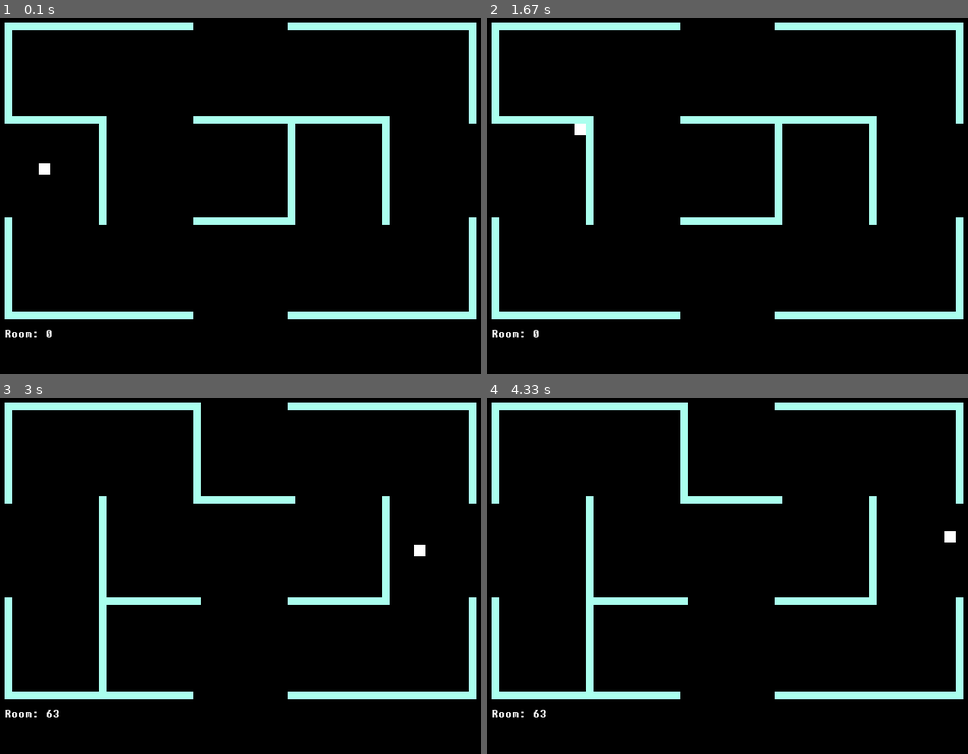
Above: before the commit, frames 1-4 (two rows, left to right).
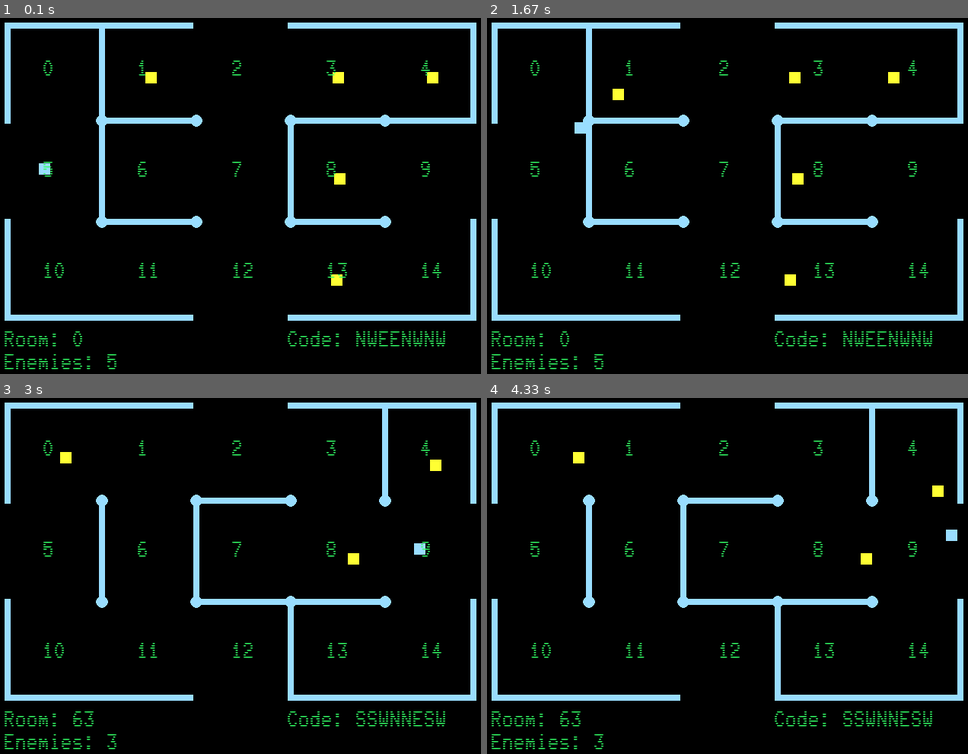
Above: after the commit, the same moments.

Repository: Sausage-Toes/pygame_maze
Game: pygame game, started from maze_runner.py
Same seed, same stepped clock (60 frames per second), same inputs: the game is played once before the commit and once after it.
Inputs:
- Up to frame 1 (0.1 s): no input
- Up to frame 2 (1.67 s): hold Right 0.33-0.8 s; hold Up 0.83-1.13 s; hold Right 1.17-1.63 s
- Up to frame 3 (3 s): hold Left 1.67-2.2 s; hold Down 2.23-2.53 s; hold Left 2.57-2.97 s
- Up to frame 4 (4.33 s): hold Up 3-3.37 s; hold Right 3.4-4.03 s; hold Down from 4.07 s (still down)

The runs differ from the first frame. In frame 1, 12% of the frame differs, in the area x 0-100%, y 1-99%; in frame 2, 12%; in frame 3, 12%; in frame 4, 12%.

Commit message:
Added Enenies to Rooms
Simple follow player AI, grid spawning

Diff:
--- a/maze_runner.py
+++ b/maze_runner.py
@@ -7,8 +7,9 @@
 pygame.init()
 TITLE = "Maze Runner"
 BGCOLOR = BLACK #(0, 0, 0)
-WALL_COLOR  =  CYAN #(170, 255, 238)
-PLAYER_COLOR = WHITE #(255, 255, 255)
+WALL_COLOR  =  (153,221,255) #CYAN  #(51,255,255)
+PLAYER_COLOR = (153,221,255) #WHITE #(255, 255, 255)
+ENEMY_COLOR =  (255,255,51)  #RED
 
 screen_width = 640
 screen_height = 480
@@ -19,18 +20,39 @@
 x0=10
 y0=10
 
-wall_width = 10
+wall_width = 8
 player_size = 15
 player_speed =  3
+enemy_speed = 2
+
+font_color = (51,255,102) #terminal green
+font_size = 30
 
 maze_width = screen_width - (2 * x0)
 maze_height = screen_height - screen_height//6
 
+grid = {}
+def load_grid_coord_dictionary():
+    x = (maze_width//5)
+    y = (maze_height//3)
+    count = 0
+    for i in range(0,3):
+        for j in range(0,5):
+            xp  =  x0 + j*x + wall_width - player_size//2
+            yp  =  y0 + i*y - wall_width + player_size//2
+            #print(count, xp, yp)
+            grid.update({count: [xp + x//2,yp+y//2]})
+            count = count + 1
+
+load_grid_coord_dictionary()
+
+##for item in grid:
+##    print(grid[item])
+
+
 
 class Wall(pygame.sprite.Sprite):
-
     def __init__(self, x, y, width, height):
-
         # Call the parent's constructor
         super().__init__()
 
@@ -51,10 +73,10 @@
         self.rect.x = x
 
 class Room(object):
-
     # Each room has a list of walls, and of enemy sprites.
     wall_list = None
     enemy_sprites = None
+    room_code = ""
 
     def __init__(self):
         self.wall_list = pygame.sprite.Group()
@@ -62,6 +84,20 @@
         self.add_boarder_walls()
         self.add_maze_walls()
 
+
+        #add enemies to room
+        num_enemies = random.randrange(2,6)
+        valid_grid_spawn = [0,1,3,4,6,8,10,11,13,14]
+        i = 0
+        while i < num_enemies:
+            spawn_grid = random.randrange(len(valid_grid_spawn))
+            #print(spawn_grid,grid[spawn_grid][0],grid[spawn_grid][1])
+            enemy = Enemy(grid[valid_grid_spawn[spawn_grid]][0],grid[valid_grid_spawn[spawn_grid]][1])
+            self.enemy_sprites.add(enemy)
+            del valid_grid_spawn[spawn_grid]
+            i = i +1
+
+
     def  add_boarder_walls(self):
         wall = Wall(x0,y0,(2*maze_width//5),wall_width)
         self.wall_list.add(wall)
@@ -91,27 +127,109 @@
         x = (maze_width//5)
         y = (maze_height//3)
 
-        for i in range(1,5):
-            for j in range(1,3):
+        for i in range(1,3):
+            for j in range(1,5):
                 wall_dir = random.randrange(4)
                 xd = wall_width
                 yd = wall_width
                 if wall_dir == 0:
-                    xd = -(maze_width//5)
+                    yd = -(maze_height//3)
+                    self.room_code += "N"
                 if wall_dir == 1:
                     yd = maze_height//3
+                    self.room_code += "S"
                 if wall_dir == 2:
                     xd = maze_width//5
+                    self.room_code += "E"
                 if wall_dir == 3:
-                    yd = -(maze_height//3)
-
-                wall = Wall(x0 +i*x , y0 + j*y -wall_width, xd, yd)
+                    xd = -(maze_width//5)
+                    self.room_code += "W"
+
+                wall = Wall(x0 +j*x, y0 + i*y -wall_width, xd, yd)
                 self.wall_list.add(wall)
 
-
+class Enemy(pygame.sprite.Sprite):
+    def __init__(self, x, y):
+        # Call the parent's constructor
+        super().__init__()
+
+        # Set height, width
+        self.image = pygame.Surface([player_size, player_size])
+        self.image.fill(ENEMY_COLOR)
+
+        # Make our top-left corner the passed-in location.
+        self.rect = self.image.get_rect()
+        self.rect.y = y
+        self.rect.x = x
+
+        self.steps = 0
+        self.xd = 0
+        self.yd = 0
+        self.last_move = None
+
+    def update(self, wall_list):
+        coin_flip = random.randrange(4)
+        if coin_flip == 1:
+            #set move dir on first step
+            if self.steps == 0:
+                self.xd = 0
+                self.yd = 0
+                coin_flip = random.randrange(2)
+                rnd_dir = random.randrange(-1,1)
+
+                #follow player
+                pex = self.rect.x - player.rect.x
+                pey = self.rect.y - player.rect.y
+                if (abs(pex) > abs(pey)):
+                    if (pex > 0):
+                        rnd_dir  = -1
+                    else:
+                        rnd_dir  = 1
+                    self.xd = rnd_dir
+                else:
+                    if (pey > 0):
+                        rnd_dir  = -1
+                    else:
+                        rnd_dir  = 1
+                    self.yd = rnd_dir
+
+            self.move(wall_list)
+
+    def move(self, wall_list):
+
+        if self.xd != 0:
+            self.rect.x = self.rect.x + self.xd*enemy_speed
+            if (pygame.sprite.spritecollideany(self, wall_list)
+                ) or (self.rect.x < x0 + wall_width
+                      ) or (self.rect.x > maze_width - wall_width) :
+                self.rect.x = self.rect.x - self.xd*enemy_speed
+                self.xd = -self.xd
+            else:
+                self.steps = self.steps + 1
+
+        if self.yd  != 0:
+            self.rect.y = self.rect.y + self.yd*enemy_speed
+            if (pygame.sprite.spritecollideany(self, wall_list)
+                ) or (self.rect.y < y0 + wall_width
+                      ) or (self.rect.y > maze_height - wall_width*2) :
+                self.rect.y = self.rect.y - self.yd*enemy_speed
+                self.yd = -self.yd
+            else:
+                self.steps = self.steps + 1
+
+        if self.steps > 10:
+            self.steps = 0
+
+        if self.rect.x < x0 + wall_width*3:
+            self.rect.x = x0 + wall_width  * 4
+        if self.rect.x > x0 + maze_width - wall_width*3:
+            self.rect.x = x0 + maze_width - wall_width *4
+        if self.rect.y < y0 + wall_width*3:
+            self.rect.y = y0 + wall_width  * 4
+        if self.rect.y > y0 + maze_height - wall_width*3:
+            self.rect.y = y0 + maze_height - wall_width  * 4
 
 class Player(pygame.sprite.Sprite):
-
     # Set speed vector
     change_x = 0
     change_y = 0
@@ -162,17 +280,46 @@
             else:
                 self.rect.top = block.rect.bottom
 
-
-
 def draw_text(text, size, col, x, y):
     # utility function to draw text on screen
     #font_name = pygame.font.match_font('arial')
     #font = pygame.font.Font(font_name, size)
     font = pygame.font.Font('Fixedsys500c.ttf', size)
+    font = pygame.font.Font('Glass_TTY_VT220.ttf', size)
+
     text_surface = font.render(text, True, col)
     text_rect = text_surface.get_rect()
     text_rect.topleft = (x, y)
     screen.blit(text_surface, text_rect)
+
+def draw_grid_number():
+    x = (maze_width//5)
+    y = (maze_height//3)
+    count = 0
+    for i in range(0,3):
+        for j in range(0,5):
+            xp  =  x0 + j*x + wall_width//2
+            yp  =  y0 + i*y - wall_width//2
+            #print(count, xp, yp)
+            txt = "{0}".format(count)
+            draw_text(txt, font_size, font_color, xp + x//2 - font_size//2, yp +y//2 -font_size//2)
+            count = count + 1
+
+def draw_pillars():
+    #pillars
+    #print("pillars:")
+    x = (maze_width//5)
+    y = (maze_height//3)
+    for i in range(1,3):
+        for j in range(1,5):
+            xp  =  x0 + j*x + wall_width//2
+            yp  =  y0 + i*y - wall_width//2
+            pygame.draw.circle(screen
+                               ,WALL_COLOR
+                               ,[xp, yp]
+                               ,wall_width)
+
+
 
 # for all the connected joysticks
 joysticks = []
@@ -201,10 +348,10 @@
 for i in range(0,256):
     room = Room()
     rooms.append(room)
+    #print("Room {0} [{1}]".format( i, room.room_code))
 
 room_index = 0
 current_room = rooms[room_index]
-
 
 # -------- Main Program Loop -----------
 while not done:
@@ -220,7 +367,6 @@
             joy_y = round(joysticks[event.joy].get_axis(1))
             player.change_x = joy_x * player_speed
             player.change_y = joy_y * player_speed
-
 
         if event.type == pygame.KEYDOWN:
             if event.key == pygame.K_LEFT:
@@ -273,8 +419,18 @@
     screen.fill(BGCOLOR)
     movingsprites.draw(screen)
     current_room.wall_list.draw(screen)
+    current_room.enemy_sprites.update(current_room.wall_list)
+    current_room.enemy_sprites.draw(screen)
+
     txt = "Room: {0}".format(room_index)
-    draw_text(txt, 16, WHITE, x0, maze_height + y0)
+    draw_text(txt, font_size, font_color, x0, maze_height + y0 + font_size//8)
+    txt = "Enemies: {0}".format(len(current_room.enemy_sprites))
+    draw_text(txt, font_size, font_color, x0, maze_height + y0 + font_size + font_size//8)
+    txt = "Code: {0}".format(current_room.room_code)
+    draw_text(txt, font_size, font_color, x0 + 3*maze_width//5, maze_height + y0 + font_size//8)
+
+    draw_pillars()
+    draw_grid_number()
 
     # Go ahead and update the screen with what we've drawn.
     pygame.display.flip()
Binary file added: Glass_TTY_VT220.ttf
